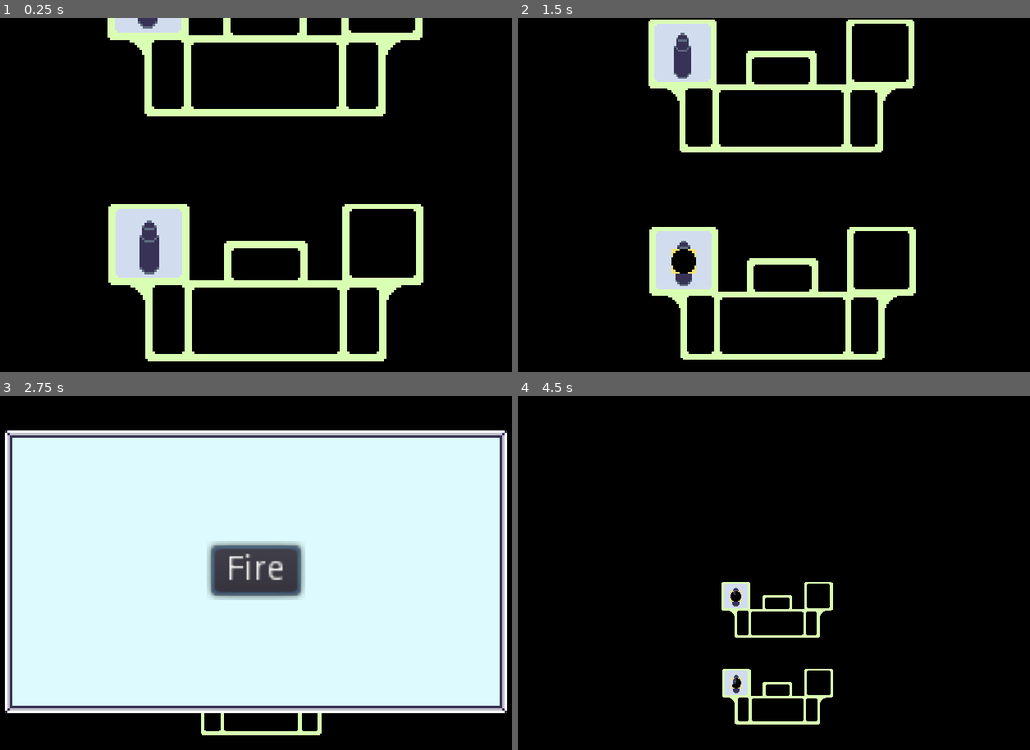
Above: before the commit, frames 1-4 (two rows, left to right).
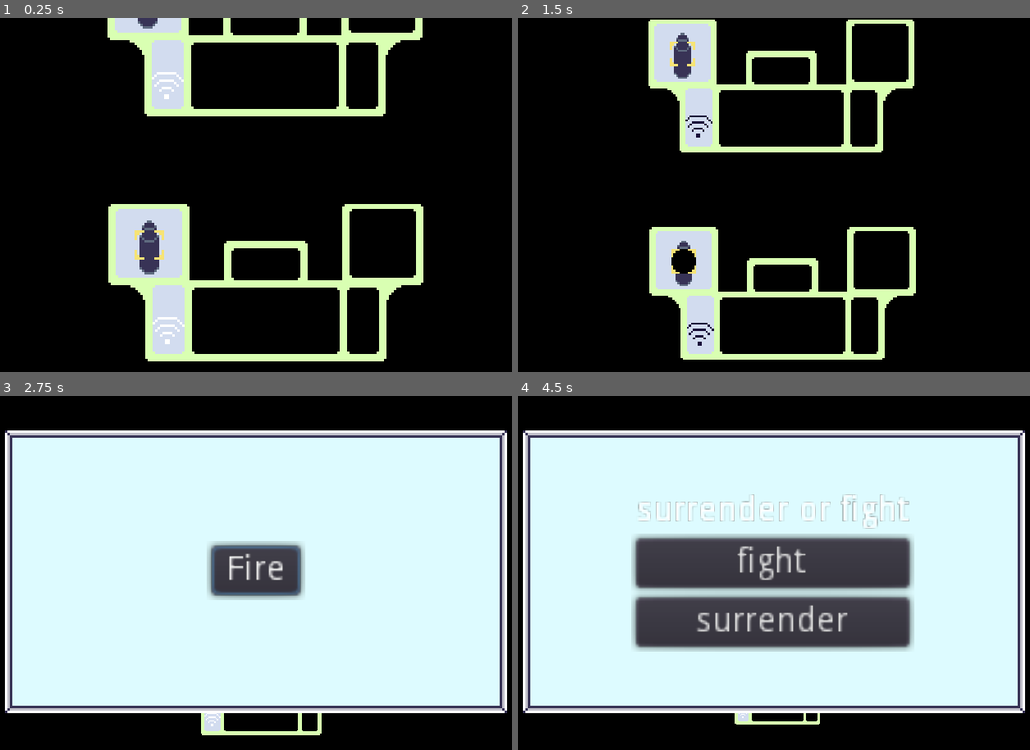
Above: after the commit, the same moments.

Repository: WolfgangSenff/GWJ31
Game: Godot game, scene res://scenes/Galaxy.tscn
Two runs of this game, one before a commit and one after it. Both use one fixed random seed, a clock stepped at 60 frames per second and the inputs below.
Inputs (mouse positions are in pixels of both pictures, inside the frame that each line leads up to):
- Up to frame 1 (0.25 s): no input
- Up to frame 2 (1.5 s): tap Enter at 0.5 s; move the mouse to (666, 244) at 0.52 s; click (666, 244) at 0.67 s; click "Fire" at 1.25 s
- Up to frame 3 (2.75 s): move the mouse to (189, 519) at 2.02 s; click (189, 519) at 2.17 s
- Up to frame 4 (4.5 s): click "Fire" at 2.75 s; move the mouse to (835, 495) at 3.52 s; click (835, 495) at 3.67 s; move the mouse to (743, 643) at 4.27 s; click (743, 643) at 4.42 s

The runs differ from the first frame. In frame 1, 2.5% of the frame differs, in the area x 26-37%, y 6-95%; in frame 2, 1.8%; in frame 3, 0.2%; in frame 4, 78%, in the area x 0-100%, y 9-92%.

Commit message:
base comms with the gui and basic logic for in range detection comms area is mask and layer 2

Diff:
--- a/project.godot
+++ b/project.godot
@@ -10,6 +10,7 @@
 
 _global_script_classes=[  ]
 _global_script_class_icons={
+
 }
 
 [application]
--- a/scenes/Galaxy.gd
+++ b/scenes/Galaxy.gd
@@ -5,4 +5,4 @@
 
 
 func enter_battle() -> void:
-    pass
+	pass
--- a/scenes/RoomBase.gd
+++ b/scenes/RoomBase.gd
@@ -12,20 +12,20 @@
 export (String) var RoomId # Use this to target specific rooms with specific obstacles
 
 func _show_mouse_outline() -> void:
-    _room_outline.show()
+	_room_outline.show()
 
 func _hide_mouse_outline() -> void:
-    _room_outline.hide()
+	_room_outline.hide()
 
 func _room_input(viewport: Node, event: InputEvent, shape_idx: int) -> void:
-    if event is InputEventMouseButton and event.is_pressed():
-        _handle_mouse_input()
+	if event is InputEventMouseButton and event.is_pressed():
+		_handle_mouse_input()
 
 # When the room is extended, override this to handle what happens.
 #  The default for now is to show the ActivationPopup
 func _handle_mouse_input():
-    _activation_popup.popup_centered_ratio(.8)
-    # Chose .8 for no real reason
+	_activation_popup.popup_centered_ratio(.8)
+	# Chose .8 for no real reason
 
 
 # Emit room_activated when this room actually executes its command,
@@ -33,6 +33,6 @@
 #  the direction the ship is going
 
 func room_activated(command, data) -> void:
-    emit_signal("room_activated", self, command, data)
-    # All this does is emits the signal; however, individual
-    #  rooms should call this when needed
+	emit_signal("room_activated", self, command, data)
+	# All this does is emits the signal; however, individual
+	#  rooms should call this when needed
--- a/scenes/RoomBase.tscn
+++ b/scenes/RoomBase.tscn
@@ -47,7 +47,6 @@
 __meta__ = {
 "_edit_use_anchors_": false
 }
-
 [connection signal="input_event" from="RoomHover" to="." method="_room_input"]
 [connection signal="mouse_entered" from="RoomHover" to="." method="_show_mouse_outline"]
 [connection signal="mouse_exited" from="RoomHover" to="." method="_hide_mouse_outline"]
--- a/scenes/ShipBase.gd
+++ b/scenes/ShipBase.gd
@@ -21,21 +21,23 @@
 #  however it will happen.
 
 func _ready() -> void:
-    var rooms = $Rooms
-    for room in rooms.get_children():
-        room.connect("room_activated", self, "_on_room_activated")
+	var rooms = $Rooms
+	for room in rooms.get_children():
+		room.connect("room_activated", self, "_on_room_activated")
 
 func _on_room_activated(room, command, data) -> void:
-    handle_room_activation(room, command, data)
+	handle_room_activation(room, command, data)
 
 func handle_room_activation(room, command, data) -> void:
-    # This handles the brunt of the work; when a room is
-    #  activated, this function will read the command,
-    #  interpret it, and apply the values in data
-    #  accordingly.
-    pass
+	# This handles the brunt of the work; when a room is
+	#  activated, this function will read the command,
+	#  interpret it, and apply the values in data
+	#  accordingly.
+	if command == "connect":
+		pass
+	pass
 
 func handle_obstacle(obstacle, command, data) -> void:
-    # Same as above, but for obstacles. This is called
-    #  from the galaxy directly
-    pass
+	# Same as above, but for obstacles. This is called
+	#  from the galaxy directly
+	pass
--- a/scenes/gui/CircularTimedProgress.gd
+++ b/scenes/gui/CircularTimedProgress.gd
@@ -9,25 +9,25 @@
 var is_ready = true
 
 func _ready() -> void:
-    timer.connect("timeout", self, "_on_timer_timeout")
-    set_refresh_time(TimeToRefresh)
+	timer.connect("timeout", self, "_on_timer_timeout")
+	set_refresh_time(TimeToRefresh)
 
 # Have a separate function in case we want a room which can
 #  reduce these timers globally or something.
 func set_refresh_time(time) -> void:
-    max_value = time
-    TimeToRefresh = time
+	max_value = time
+	TimeToRefresh = time
 
 func begin_refresh() -> void:
-    is_ready = false
-    value = max_value
-    show()
-    timer.start()
+	is_ready = false
+	value = max_value
+	show()
+	timer.start()
 
 func _on_timer_timeout() -> void:
-    value -= 1
-    if value <= 0:
-        is_ready = true
-        timer.stop()
-        hide()
-        emit_signal("is_refreshed")
+	value -= 1
+	if value <= 0:
+		is_ready = true
+		timer.stop()
+		hide()
+		emit_signal("is_refreshed")
--- /dev/null
+++ b/scenes/rooms/CommsRoom.gd
@@ -0,0 +1,47 @@
+extends "res://scenes/RoomBase.gd"
+
+onready var _comms_dialog = $CanvasLayer/ActivationPopup/MainContainer/ContentContainer/CenterContainer/VBoxContainer
+
+export (int) var sensorRange
+var openComms = false
+
+
+# Called when the node enters the scene tree for the first time.
+func _ready() -> void:
+	$CommsRange/CollisionShape2D.shape.radius = sensorRange
+
+func _on_CommsRange_area_entered(area):
+	openComms = true
+	$AnimationPlayer.seek(0, true)
+	$AnimationPlayer.play("Flashing")
+
+
+func _on_CommsRange_area_exited(area):
+	openComms = false
+	$AnimationPlayer.stop()
+	$AnimationPlayer.seek(1, true)
+
+func updateSensor(newRange):
+	sensorRange = newRange
+	$CommsRange/CollisionShape2D.shape.radius = sensorRange
+
+func _handle_mouse_input():
+	if openComms == true:
+		._handle_mouse_input()
+		var label = Label.new()
+		label.text = "surrender or fight"
+		var fight = Button.new()
+		fight.text = "fight"
+		fight.connect("pressed", self, "quit")
+		var surrender = Button.new()
+		surrender.text = "surrender"
+		surrender.connect("pressed", self, "quit")
+		_comms_dialog.add_child(label)
+		_comms_dialog.add_child(fight)
+		_comms_dialog.add_child(surrender)
+
+func quit():
+	_activation_popup.hide()
+	for i in _comms_dialog.get_children():
+		_comms_dialog.remove_child(i)
+		i.queue_free()
--- /dev/null
+++ b/scenes/rooms/CommsRoom16x32.tscn
@@ -0,0 +1,73 @@
+[gd_scene load_steps=10 format=2]
+
+[ext_resource path="res://scenes/rooms/CommsRoom.gd" type="Script" id=1]
+[ext_resource path="res://scenes/RoomBase.tscn" type="PackedScene" id=2]
+[ext_resource path="res://sprites/room_outline_16x32.png" type="Texture" id=3]
+[ext_resource path="res://sprites/room_floor_16x32.png" type="Texture" id=4]
+[ext_resource path="res://sprites/Rooms_Comms_Overlay.png" type="Texture" id=5]
+[ext_resource path="res://sprites/Rooms_Comms_Overlay_Active .png" type="Texture" id=6]
+
+[sub_resource type="Animation" id=1]
+resource_name = "Flashing"
+length = 2.0
+loop = true
+tracks/0/type = "value"
+tracks/0/path = NodePath("RoomOverlying:texture")
+tracks/0/interp = 1
+tracks/0/loop_wrap = true
+tracks/0/imported = false
+tracks/0/enabled = true
+tracks/0/keys = {
+"times": PoolRealArray( 0, 1 ),
+"transitions": PoolRealArray( 9.07298e-06, 2.19096e-06 ),
+"update": 1,
+"values": [ ExtResource( 6 ), ExtResource( 5 ) ]
+}
+
+[sub_resource type="RectangleShape2D" id=2]
+extents = Vector2( 7.93271, 16.1626 )
+
+[sub_resource type="CircleShape2D" id=3]
+
+[node name="CommsRoom" instance=ExtResource( 2 )]
+script = ExtResource( 1 )
+
+[node name="AnimationPlayer" type="AnimationPlayer" parent="." index="0"]
+anims/Flashing = SubResource( 1 )
+
+[node name="RoomUnderlying" parent="." index="1"]
+texture = ExtResource( 4 )
+
+[node name="RoomOverlying" parent="." index="2"]
+texture = ExtResource( 5 )
+
+[node name="RoomOutline-maybe-shader" parent="." index="3"]
+z_index = 2
+texture = ExtResource( 3 )
+
+[node name="CollisionShape2D" parent="RoomHover" index="0"]
+shape = SubResource( 2 )
+
+[node name="ActivationPopup" parent="CanvasLayer" index="0"]
+visible = false
+
+[node name="CenterContainer" type="CenterContainer" parent="CanvasLayer/ActivationPopup/MainContainer/ContentContainer" index="0"]
+margin_left = 10.0
+margin_top = 10.0
+margin_right = 403.0
+margin_bottom = 197.0
+
+[node name="VBoxContainer" type="VBoxContainer" parent="CanvasLayer/ActivationPopup/MainContainer/ContentContainer/CenterContainer" index="0"]
+margin_left = 196.0
+margin_top = 93.0
+margin_right = 196.0
+margin_bottom = 93.0
+
+[node name="CommsRange" type="Area2D" parent="." index="6"]
+collision_layer = 2
+collision_mask = 2
+
+[node name="CollisionShape2D" type="CollisionShape2D" parent="CommsRange" index="0"]
+shape = SubResource( 3 )
+[connection signal="area_entered" from="CommsRange" to="." method="_on_CommsRange_area_entered"]
+[connection signal="area_exited" from="CommsRange" to="." method="_on_CommsRange_area_exited"]
--- a/scenes/rooms/WeaponsRoom.gd
+++ b/scenes/rooms/WeaponsRoom.gd
@@ -6,11 +6,11 @@
 export (PackedScene) var Projectile
 
 func _handle_mouse_input():
-    if _button_timer.is_ready:
-        ._handle_mouse_input()
+	if _button_timer.is_ready:
+		._handle_mouse_input()
 
 func _on_activation_button_pressed() -> void:
-    _button_timer.begin_refresh()
-    _activation_popup.hide()
-    Globals.CameraZoomOut(3)
-    room_activated("target-enemy", { "damage" : Damage, "effects" : [], "target" : "random-room", "projectile" : Projectile, "fire_position" : $FirePosition.global_position })
+	_button_timer.begin_refresh()
+	_activation_popup.hide()
+	Globals.CameraZoomOut(3)
+	room_activated("target-enemy", { "damage" : Damage, "effects" : [], "target" : "random-room", "projectile" : Projectile, "fire_position" : $FirePosition.global_position })
--- a/scenes/rooms/WeaponsRoom32x32.tscn
+++ b/scenes/rooms/WeaponsRoom32x32.tscn
@@ -32,16 +32,12 @@
 shape = SubResource( 1 )
 
 [node name="CircularTimedProgress" parent="." index="5" instance=ExtResource( 6 )]
-visible = false
 margin_left = -6.0
 margin_top = -6.0
 margin_right = 34.0
 margin_bottom = 34.0
 mouse_filter = 2
 TimeToRefresh = 10
-
-[node name="ActivationPopup" parent="CanvasLayer" index="0"]
-visible = false
 
 [node name="ContentContainer" parent="CanvasLayer/ActivationPopup/MainContainer" index="0"]
 mouse_filter = 2
@@ -59,5 +55,4 @@
 margin_right = 214.0
 margin_bottom = 103.0
 text = "Fire"
-
 [connection signal="pressed" from="CanvasLayer/ActivationPopup/MainContainer/ContentContainer/CenterContainer/Button" to="." method="_on_activation_button_pressed"]
--- a/scenes/ships/WASP.tscn
+++ b/scenes/ships/WASP.tscn
@@ -1,8 +1,9 @@
-[gd_scene load_steps=5 format=2]
+[gd_scene load_steps=6 format=2]
 
 [ext_resource path="res://sprites/demo_ship_base.png" type="Texture" id=1]
 [ext_resource path="res://scenes/ShipBase.tscn" type="PackedScene" id=2]
 [ext_resource path="res://scenes/rooms/WeaponsRoom32x32.tscn" type="PackedScene" id=3]
+[ext_resource path="res://scenes/rooms/CommsRoom16x32.tscn" type="PackedScene" id=4]
 
 [sub_resource type="NavigationPolygon" id=1]
 vertices = PoolVector2Array( 34.1933, -0.576454, 34.1274, -30.0072, 60.6612, -29.8755, 45.9129, -2.09079, -45.7372, -2. …(221 unchanged characters)…
@@ -14,6 +15,10 @@
 [node name="WeaponsRoom" parent="Rooms" index="0" instance=ExtResource( 3 )]
 position = Vector2( -47.5, -15.5 )
 
+[node name="CommsRoom" parent="Rooms" index="1" instance=ExtResource( 4 )]
+position = Vector2( -40, 16 )
+sensorRange = 100
+
 [node name="ShipUnderlying" parent="." index="1"]
 texture = ExtResource( 1 )
 
Binary file added: sprites/Rooms_Comms_Overlay.png
Not shown, added: sprites/Rooms_Comms_Overlay.png.import
Binary file added: sprites/Rooms_Comms_Overlay_Active .png
Not shown, added: sprites/Rooms_Comms_Overlay_Active .png.import
